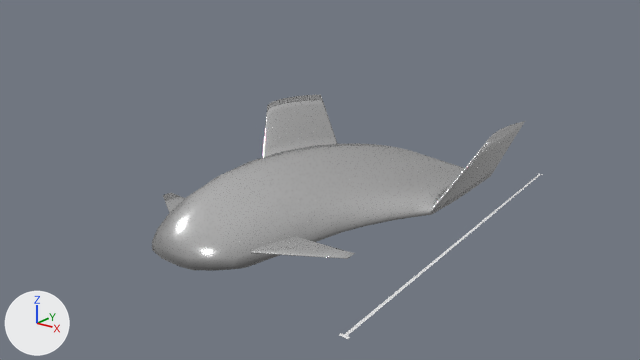
Renders of the Blender file Blender/LiftingBody.blend from each side of a commit.
Camera for both pictures: the file's camera 'Camera'. The lights are fixed; the arrows at lower left show +X, +Y and +Z.

The first picture shows 'Plane', 'liftingbody.SLDPRT'.
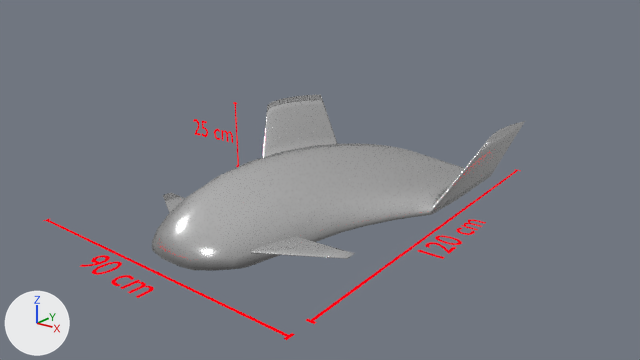
Commit message: add dimensions to lifting body

Changed parts and their boxes (x1, y1, x2, y2) in the pictures (640 x 360 px):
'Plane', recoloured, moved
    before: (339, 174, 543, 339)
    after: (306, 169, 521, 324)
'Plane.002', added (red)
    after: (44, 219, 295, 340)
'Text.002', added (red)
    after: (80, 255, 154, 298)
'Text', added
    after: (418, 220, 486, 259)
'Text.001', added
    after: (193, 119, 233, 143)
'Plane.001', added
    after: (233, 102, 239, 167)

What changed in the scene script:
```text
Add mat_ruler:
    mat_ruler = emission_material('ruler')
    mat_ruler.base_color = (1.0, 0.0, 0.00373)  # red #ff000c
Change me_plane:
    where me_plane.from_pydata(...)  # 12 vertices, 5 faces; spans x -17.6..17.6, y -6.0..6.0, z 0.0
    add me_plane.materials.append(mat_ruler)  # red #ff000c
Add me_plane_002:
    me_plane_002.from_pydata([(-17.5, -2.9, 0.0), (17.5, -2.9, 0.0), (-16.4, 6.0, 0.0), (16.4, 6.0, 0.0), (-6.0, -2.9, 0.0), (6.0, -2.9, 0.0), (-17.6, -2.9, 0.0), (17.6, -2.9, 0.0), (6.0, 5.9, 0.0), (-6.0, 5.9, 0.0), (16.6, 5.9, 0.0), (-16.6, 5.9, 0.0)], [], [(11, 10, 3, 2), (6, 7, 5, 4), (0, 1, 7, 6), (4, 5, 8, 9), (9, 8, 10, 11)])
    me_plane_002.materials.append(mat_ruler)  # red #ff000c
Add me_plane_001:
    me_plane_001.from_pydata([(-17.5, -6.0, 0.0), (17.5, -6.0, 0.0), (-16.4, -3.3, 0.0), (16.4, -3.3, 0.0), (-6.0, -5.9, 0.0), (6.0, -5.9, 0.0), (-17.6, -5.9, 0.0), (17.6, -5.9, 0.0), (6.0, -3.4, 0.0), (-6.0, -3.4, 0.0), (16.6, -3.4, 0.0), (-16.6, -3.4, 0.0)], [], [(11, 10, 3, 2), (6, 7, 5, 4), (0, 1, 7, 6), (4, 5, 8, 9), (9, 8, 10, 11)])
    me_plane_001.materials.append(mat_ruler)  # red #ff000c
Add txt_text_002:
    txt_text_002 = bpy.data.curves.new('Text.002', 'FONT')
    txt_text_002.body = '90 cm'
    txt_text_002.materials.append(mat_ruler)  # red #ff000c
Add txt_text_001:
    txt_text_001 = bpy.data.curves.new('Text.001', 'FONT')
    txt_text_001.body = '25 cm'
    txt_text_001.materials.append(mat_ruler)  # red #ff000c
Add txt_text:
    txt_text = bpy.data.curves.new('Text', 'FONT')
    txt_text.body = '120 cm'
    txt_text.materials.append(mat_ruler)  # red #ff000c
Change ob_plane:
    ob_plane.location: (5.21, 6.0, 0.0) -> (4.44, 6.0, 0.0)
Add ob_text_002:
    ob_text_002 = bpy.data.objects.new('Text.002', txt_text_002)
    ob_text_002.location = (-1.33, -1.47, 0.0)
Add ob_text_001:
    ob_text_001 = bpy.data.objects.new('Text.001', txt_text_001)
    ob_text_001.location = (-8.05, 7.65, 0.29)
    ob_text_001.rotation_euler = (1.571, 0.0, 0.0)  # degrees (90, 0, 0)
Add ob_text:
    ob_text = bpy.data.objects.new('Text', txt_text)
    ob_text.location = (5.32, 3.75, 0.0)
    ob_text.rotation_euler = (0.0, 0.0, 1.571)  # degrees (0, 0, 90)
Add ob_plane_002:
    ob_plane_002 = bpy.data.objects.new('Plane.002', me_plane_002)
    ob_plane_002.location = (1.52, -0.58, 0.0)
    ob_plane_002.rotation_euler = (0.0, 0.0, 1.571)  # degrees (0, 0, 90)
    ob_plane_002.scale = (0.00626, 1.0, 1.0)
Add ob_plane_001:
    ob_plane_001 = bpy.data.objects.new('Plane.001', me_plane_001)
    ob_plane_001.location = (-5.39, 7.65, 5.3)
    ob_plane_001.rotation_euler = (1.571, 0.0, 0.0)  # degrees (90, 0, 0)
    ob_plane_001.scale = (0.00626, 1.0, 1.0)
```
